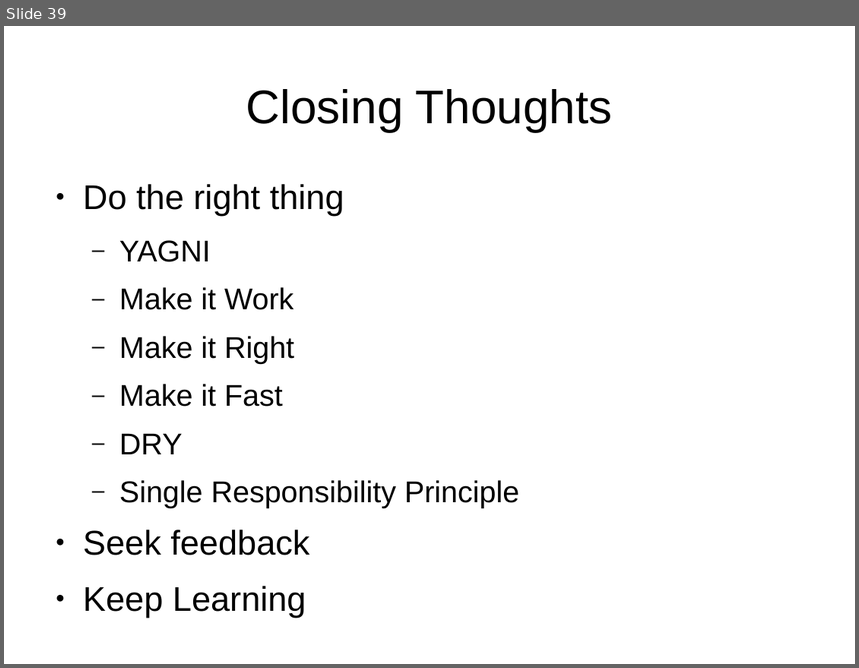
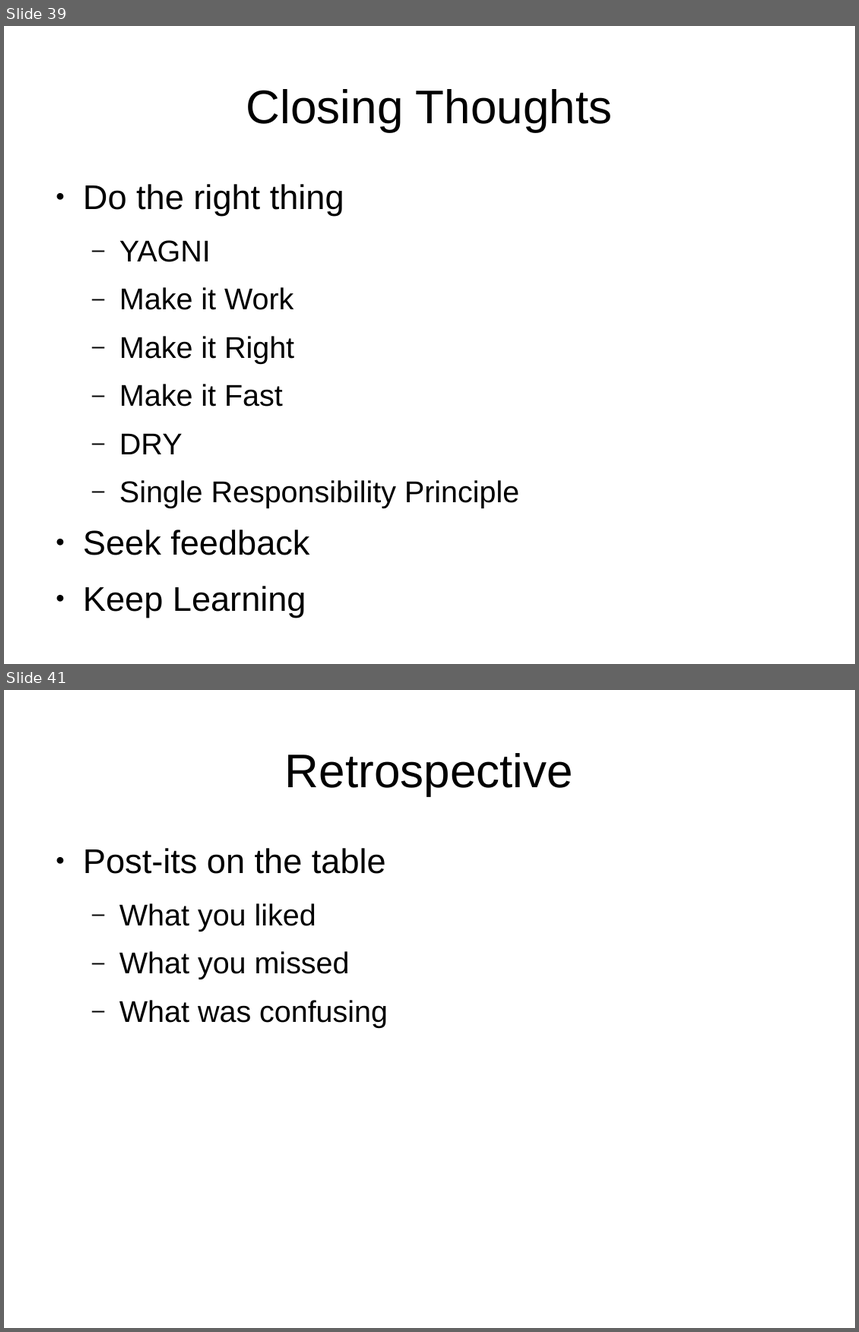
Before and after one commit to tonybaines/oo-design-principles, a slide deck: OO Design Workshop.pptx. Shown one above the other, each under a label of ours: slide 39 before the commit, slides 39 and 41 after it; the slides between them are not shown. The pictures are 859x668 and 859x1332 pixels, drawn with LibreOffice and Linux fonts; fonts in the diff are those of the drawing. Boxes give left, top, right and bottom in pixels: in the first picture for what was removed or moved away, otherwise in the second. Text is boxed around its words. In the diff, an @@ line names an element or a change of style, - is before the commit and + after.

```diff
--- a/OO Design Workshop.pptx
+++ b/OO Design Workshop.pptx
@@ slide 41 added at bbox=[4, 690, 855, 1328], background #FFFFFF @@
@@ title added at bbox=[285, 753, 573, 796], 44 pt, text #000000 @@
+Retrospective
@@ text added at bbox=[83, 848, 388, 1027], 28 pt, text #000000 @@
+● Post-its on the table
+  – What you liked
+  – What you missed
+  – What was confusing
```
Also in this commit, not shown: 12 slides changed.
